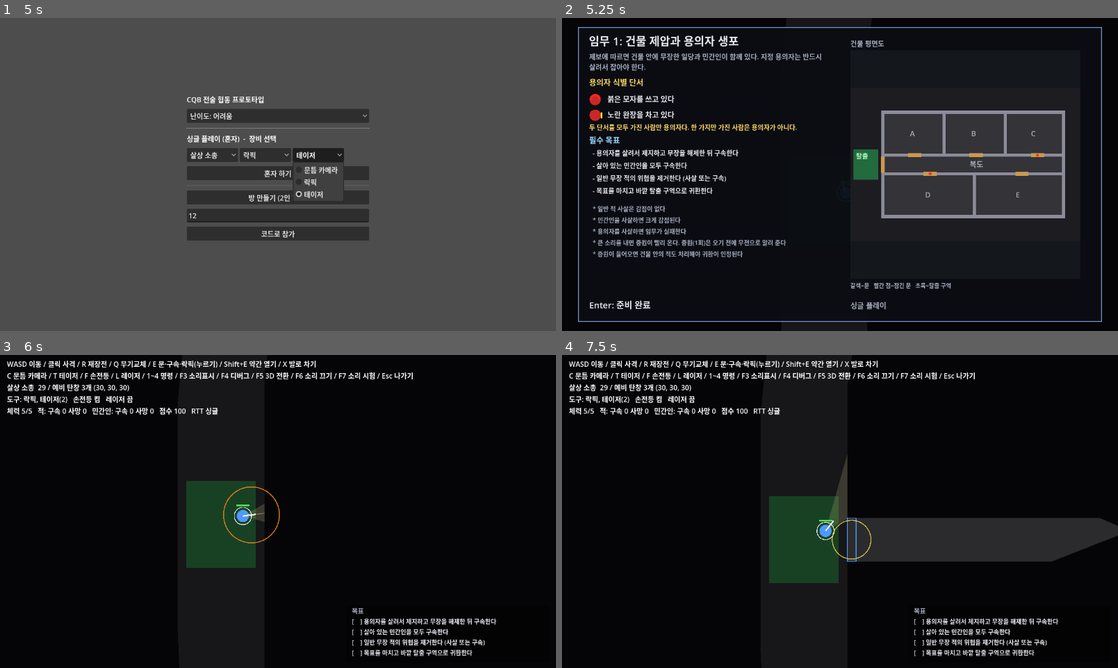
Above: before the commit, frames 1-4 (two rows, left to right).
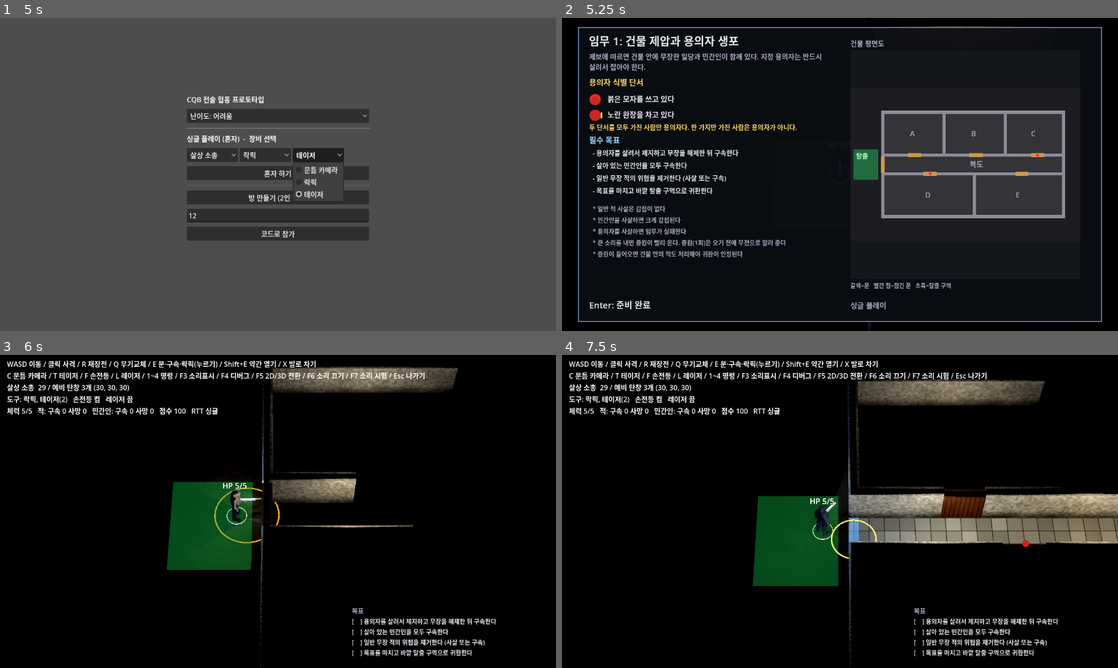
Above: after the commit, the same moments.

Repository: osm0401/TOPDOWN_RON
Game: Godot game, scene res://scenes/main.tscn
Two runs of this game, one before a commit and one after it. Both use one fixed random seed, a clock stepped at 60 frames per second and the inputs below.
Inputs (mouse positions are in pixels of both pictures, inside the frame that each line leads up to):
- Up to frame 1 (5 s): click (278, 215) at 0.52 s; type "12" at 0.6 s; click "난이도: 보통" at 1.25 s; click "살상 소총" at 2 s; click "난이도: 어려움" at 2.75 s; click "락픽" at 3.5 s; click "테이저" at 4.25 s
- Up to frame 2 (5.25 s): click "혼자 하기" at 5 s
- Up to frame 3 (6 s): tap Enter at 5.75 s; move the mouse to (400, 495) at 5.77 s; hold Right from 5.78 s (still down); tap F at 5.85 s; click (400, 495) at 5.92 s
- Up to frame 4 (7.5 s): tap Space at 6.02, 6.77 s; move the mouse to (728, 527) at 6.52 s; release Right at 6.53 s; hold Down 6.53-7.28 s; tap Enter at 6.6 s; move the mouse to (895, 442) at 7.27 s; hold Right from 7.28 s (still down); tap E at 7.35 s

Frame 1 is identical in both runs. In frame 2, 0.9% of the frame differs, in the area x 39-81%, y 0-100%; in frame 3, 16%; in frame 4, 25%, in the area x 34-100%, y 0-100%.

Commit message:
feat: start in the 3D view, where the character models show
The game now opens in the angled 3D view (data/view3d.json "start_3d": true); F5 still
switches to the 2D drawing and back, and the command line can pick the start view
(--view2d / --view3d). HUD help reads "F5 2D/3D 전환". Headless runs are unaffected
(no 3D view is built there); world_test checks the start view follows the setting.

Co-Authored-By: Claude Opus 5.5 <noreply@anthropic.com>
Claude-Session: https://claude.ai/code/session_01QWLsZEnJW1rb47SpjkJ6tw

Diff:
--- a/data/view3d.json
+++ b/data/view3d.json
@@ -1,5 +1,6 @@
 {
-  "_note": "PROTOTYPE/TUNING: 임시값. 비스듬한 3D 화면(도형 임시 표현) 설정. 시뮬레이션은 2D 좌표 그대로이고 화면만 3D. 1 m = px_per_m 픽셀.",
+  "_note": "PROTOTYPE/TUNING: 임시값. 비스듬한 3D 화면(도형 임시 표현) 설정. 시뮬레이션은 2D 좌표 그대로이고 화면만 3D. 1 m = px_per_m 픽셀. start_3d: 게임을 3D 화면으로 시작(false면 2D, F5로 전환, 실행 인자 --view2d / --view3d가 우선).",
+  "start_3d": true,
   "px_per_m": 50.0,
   "camera": {"pitch_deg": 58.0, "distance_m": 35.0, "fov_deg": 20.0},
   "ease_rate": 20.0,
--- a/src/game/world_view.gd
+++ b/src/game/world_view.gd
@@ -22,8 +22,9 @@
 const TOOL_NAMES := {"camera": "문틈 카메라", "lockpick": "락픽", "taser": "테이저"}
 const ACTION_LABELS: Array[String] = ["", "락픽", "구속", "카메라"]
 
-## F5 switches between this 2D drawing and the placeholder angled WorldView3D (or --view3d).
-static var use_3d := OS.get_cmdline_user_args().has("--view3d")
+## The game starts in the angled WorldView3D (data/view3d.json "start_3d"); F5 switches to this
+## 2D drawing and back. Command line: --view2d / --view3d.
+static var use_3d := _start_3d()
 
 var world: NetWorld
 
@@ -49,6 +50,15 @@
 var _hud: Label
 var _notice: Label
 var _red: ColorRect
+
+
+static func _start_3d() -> bool:
+	var args := OS.get_cmdline_user_args()
+	if args.has("--view2d"):
+		return false
+	if args.has("--view3d"):
+		return true
+	return bool(JsonData.load_dict("res://data/view3d.json").get("start_3d", true))
 
 
 func _ready() -> void:
@@ -485,7 +495,7 @@
 	var rtt := tr("싱글") if world.solo else (tr("호스트") if world.is_host else "%d ms" % world.rtt_ms)
 	var lines := PackedStringArray()
 	lines.append(tr("WASD 이동 / 클릭 사격 / R 재장전 / Q 무기교체 / E 문·구속·락픽(누르기) / Shift+E 약간 열기 / X 발로 차기"))
-	lines.append(tr("C 문틈 카메라 / T 테이저 / F 손전등 / L 레이저 / 1~4 명령 / F3 소리표시 / F4 디버그 / F5 3D 전환 / F6 소리 끄기 / F7 소리 시험 / Esc 나가기"))
+	lines.append(tr("C 문틈 카메라 / T 테이저 / F 손전등 / L 레이저 / 1~4 명령 / F3 소리표시 / F4 디버그 / F5 2D/3D 전환 / F6 소리 끄기 / F7 소리 시험 / Esc 나가기"))
 	lines.append(tr("%s  %d / 예비 탄창 %d개 (%s) %s") % [WEAPON_NAMES[kind], w.current, w.spares.size(), spare, tr("[재장전 중]") if w.reloading else ""])
 	lines.append(tr("도구: %s   손전등 %s   레이저 %s") % [", ".join(tools), tr("켬") if me.flash else tr("끔"), tr("켬") if me.laser else tr("끔")])
 	lines.append(tr("체력 %d/%d%s   적: 구속 %d 사망 %d   민간인: 구속 %d 사망 %d   점수 %d   RTT %s") % [
--- a/tests/world_test.gd
+++ b/tests/world_test.gd
@@ -588,6 +588,7 @@
 
 
 func _view3d_tests() -> void:
+	_check(WorldView._start_3d() == bool(JsonData.load_dict("res://data/view3d.json")["start_3d"]), "the start view follows data/view3d.json start_3d (no --view2d / --view3d)")
 	Session.host(true)
 	await _boot(true)
 	var at := Vector2(800, 480)
Not shown, changed: docs/08-view3d-report.md
